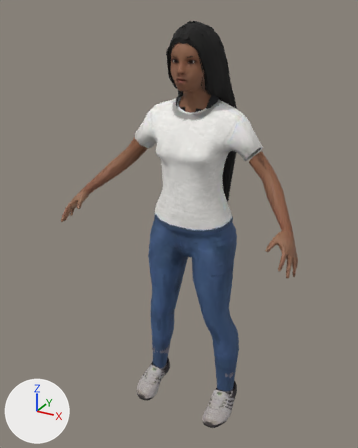
A saved change to the glTF model godot-chennai/assets/people/college_student_f.glb.
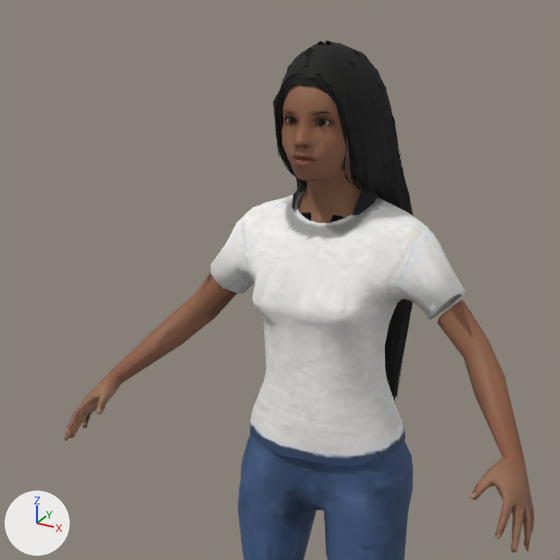
Each version is shown whole from a 50 mm lens placed at (0.794, -1.586, 1.573), pointed at (-0.047, -0.058, 0.809), then close up on the part from 8% to 87% of the width and 0% to 63% of the height. Every picture has the same lights, and +X, +Y and +Z are marked at lower left. The older version's two pictures come first. Vertices at exactly the same position are counted once.

The older version as bpy lines, for what is in view:
```python
me_body = bpy.data.meshes.new('Body')
me_body.from_pydata(...)  # 6046 vertices, 9698 faces; spans x -0.46..0.46, y -0.29..0.1, z -0.01..1.53
# faces by material slot: [2224, 7474]
me_body.materials.append(mat_skin)  # picture img_college_student_f_skin
me_body.materials.append(mat_outfit)
me_body_lod1 = bpy.data.meshes.new('Body_LOD1')
me_body_lod1.from_pydata(...)  # 2291 vertices, 3388 faces; spans x -0.46..0.46, y -0.28..0.1, z -0.01..1.53
# faces by material slot: [796, 2592]
me_body_lod1.materials.append(mat_skin)  # picture img_college_student_f_skin
me_body_lod1.materials.append(mat_outfit)
ob_body = bpy.data.objects.new('Body', me_body)
ob_body.location = (0.0, 0.0, 0.0)
ob_body_lod1 = bpy.data.objects.new('Body_LOD1', me_body_lod1)
ob_body_lod1.location = (0.0, 0.0, 0.0)
```
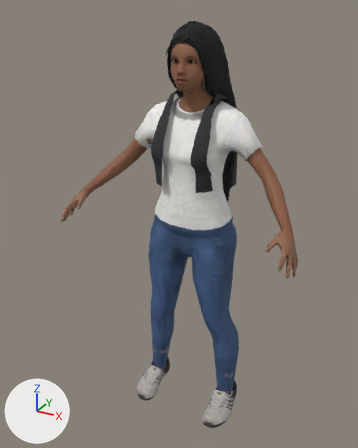
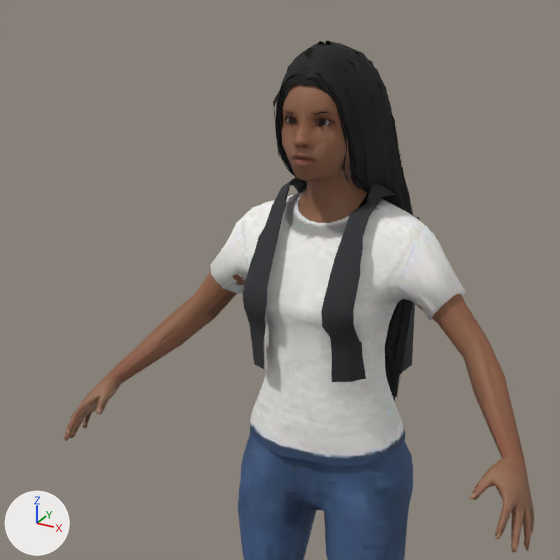
The edits, one by one:
me_body is used by ob_body; location (0.0, 0.0, 0.0).
me_body had 6046 vertices, 9698 faces and spanned x -0.46..0.46, y -0.29..0.1, z -0.01..1.53.
me_body now has 6063 vertices, 9698 faces and spans x -0.46..0.46, y -0.29..0.17, z -0.01..1.53.
me_body part 1: a new loose piece of 72 vertices spanning x 0.05..0.11, y -0.16..0.09, z 0.98..1.31, in mat_outfit.
me_body part 2: a new loose piece of 72 vertices spanning x -0.11..-0.05, y -0.16..0.09, z 0.98..1.31, in mat_outfit.
me_body part 3: the loose piece of 8 vertices spanning x -0.08..-0.06, y -0.06..0.03, z 1.26..1.3 is deleted.
me_body part 4: 17 vertices moved within x -0.2..0.11, y -0.18..0.09, z 0.0..1.51; 206 vertices removed from x -0.21..0.2, y -0.19..0.1, z -0.01..1.51; 113 vertices added at x -0.21..0.2, y -0.16..0.17, z -0.01..1.51.
Other edits to the shape of me_body do not show in these pictures.
me_body_lod1 is used by ob_body_lod1; location (0.0, 0.0, 0.0).
me_body_lod1 had 2291 vertices, 3388 faces and spanned x -0.46..0.46, y -0.28..0.1, z -0.01..1.53.
me_body_lod1 now has 2314 vertices, 3389 faces and spans x -0.46..0.46, y -0.28..0.17, z -0.01..1.53.
me_body_lod1 part 5: a new loose piece of 41 vertices spanning x 0.05..0.11, y -0.16..0.09, z 0.98..1.3, in mat_outfit.
me_body_lod1 part 6: a new loose piece of 40 vertices spanning x -0.11..-0.05, y -0.16..0.09, z 0.98..1.3, in mat_outfit.
me_body_lod1 part 7: 12 vertices moved within x -0.07..0.39, y -0.16..0.08, z 0.91..1.52; 106 vertices removed from x -0.25..0.46, y -0.26..0.08, z 0.68..1.52; 70 vertices added at x -0.2..0.45, y -0.25..0.08, z 0.69..1.5.
Other edits to the shape of me_body_lod1 do not show in these pictures.

Where the change shows, as pixel boxes (x1, y1, x2, y2) in the close-ups (560 x 560 px; the box of a moved part takes in the faces that stretch with it):
'Body_LOD1', reshaped: before (66, 40, 533, 560); after (65, 40, 533, 560)
part 1 of me_body, added: after (321, 184, 403, 382)
part 2 of me_body, added: after (243, 177, 302, 369)
part 3 of me_body, deleted: before (292, 181, 307, 209)
part 4 of me_body, moved or reshaped: before (246, 48, 444, 560); after (252, 48, 460, 560)
part 5 of me_body_lod1, added: after (321, 185, 403, 382)
part 6 of me_body_lod1, added: after (242, 180, 292, 369)
part 7 of me_body_lod1, moved or reshaped: before (195, 40, 533, 551); after (197, 44, 530, 548)
